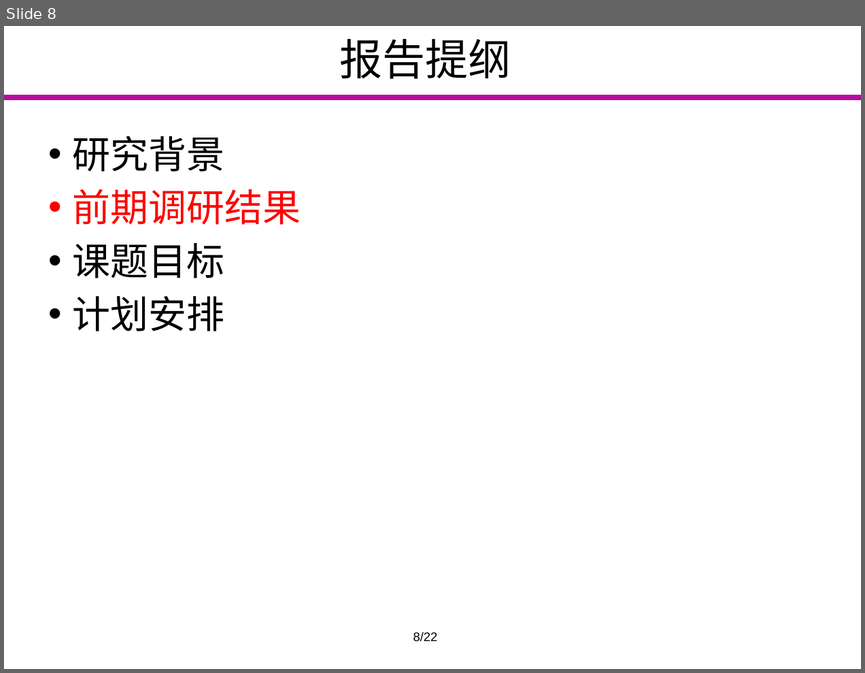
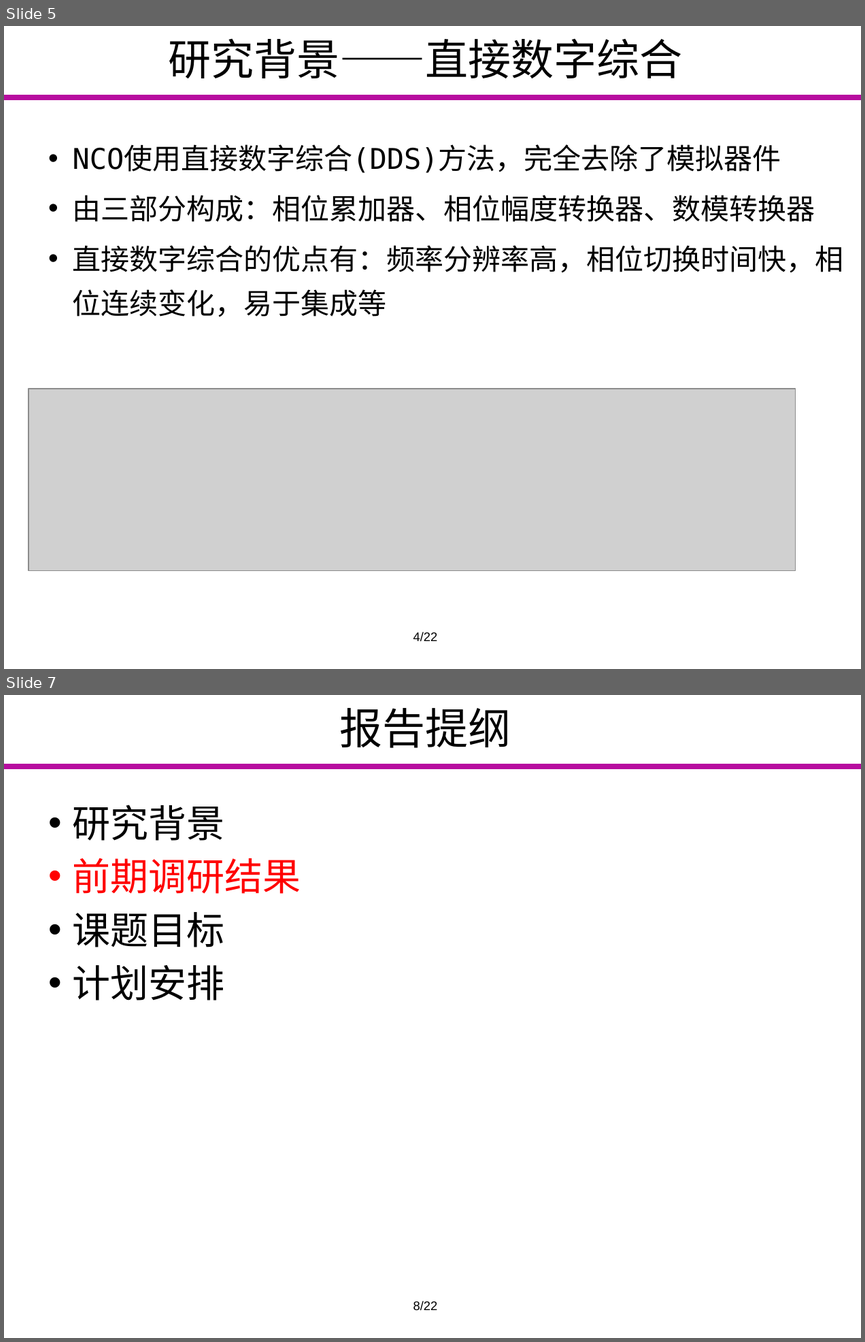
Before and after one commit to Markov2016/kaiti, a slide deck: ppt/yyx_v1.0.pptx. Shown one above the other, each under a label of ours: slide 8 before the commit, slides 5 and 7 after it; the slides between them are not shown. The pictures are 865x673 and 865x1342 pixels, drawn with LibreOffice and Linux fonts; fonts in the diff are those of the drawing; grey boxes stand for pictures; background and template pictures are left out. Boxes give left, top, right and bottom in pixels: in the first picture for what was removed or moved away, otherwise in the second. Text is boxed around its words. In the diff, an @@ line names an element or a change of style, - is before the commit and + after.

```diff
--- a/ppt/yyx_v1.0.pptx
+++ b/ppt/yyx_v1.0.pptx
@@ slide 5 added at (4, 26, 861, 669), background #FFFFFF; not listed: 1 template element that a slide beside it also shows @@
@@ title added at (168, 39, 682, 78), 36 pt, text #000000 @@
+研究背景——直接数字综合
@@ text added at (73, 145, 844, 317), 24 pt, text #000000 @@
+• NCO使用直接数字综合(DDS)方法，完全去除了模拟器件
+• 由三部分构成：相位累加器、相位幅度转换器、数模转换器
+• 直接数字综合的优点有：频率分辨率高，相位切换时间快，相位连续变化，易于集成等
@@ picture added at (29, 388, 796, 570) @@
@@ text added at (413, 631, 438, 641), 10.5 pt, text #000000 @@
+4/22
@@ what was slide 8 is now slide 7 @@
```
Also in this commit, not shown: 3 other slides added, 5 slides removed.
